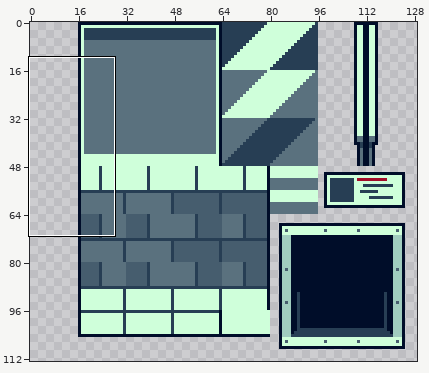
One commit to this sprite sheet: assets/sprites/tile/tile_lev3.png. Above: a wide view before the commit, with the close-up outlined.
Close-up. First the earlier version:
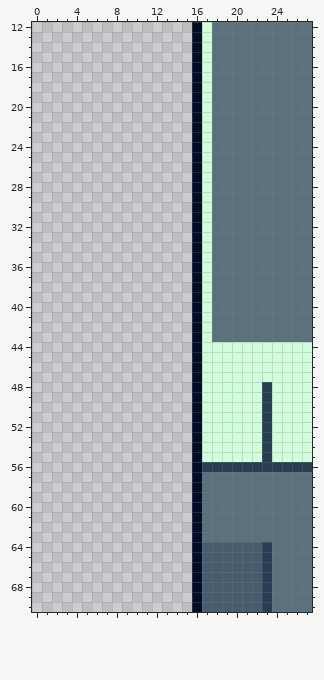
The file is 192x192 pixels. Shown: x 0..27, y 12..70. The wide view leaves out empty margins.
Once edited:
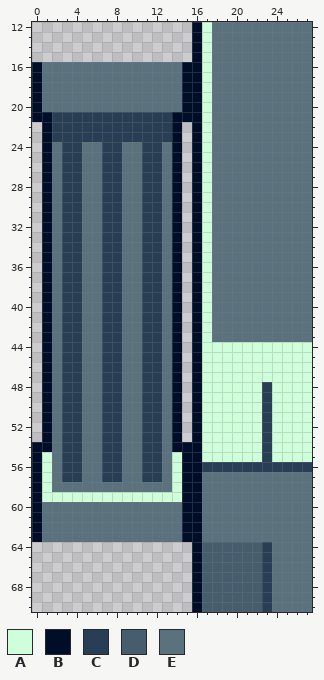
Palette (. is transparent): A #cfffda  B #000d29  C #273e54  D #465d6e  E #5a717e
Diff:
@@ x 0..17 @@
 15 ................BA
-16 ................BA
-17 ................BA
-18 ................BA
-19 ................BA
-20 ................BA
-21 ................BA
-22 ................BA
-23 ................BA
-24 ................BA
-25 ................BA
-26 ................BA
-27 ................BA
-28 ................BA
-29 ................BA
-30 ................BA
-31 ................BA
-32 ................BA
-33 ................BA
-34 ................BA
-35 ................BA
-36 ................BA
-37 ................BA
-38 ................BA
-39 ................BA
-40 ................BA
-41 ................BA
-42 ................BA
-43 ................BA
-44 ................BA
-45 ................BA
-46 ................BA
-47 ................BA
-48 ................BA
-49 ................BA
-50 ................BA
-51 ................BA
-52 ................BA
-53 ................BA
-54 ................BA
-55 ................BA
-56 ................BC
-57 ................BE
-58 ................BE
-59 ................BE
-60 ................BE
-61 ................BE
-62 ................BE
-63 ................BE
+16 BEEEEEEEEEEEEEEBBA
+17 BEEEEEEEEEEEEEEBBA
+18 BEEEEEEEEEEEEEEBBA
+19 BEEEEEEEEEEEEEEBBA
+20 BEEEEEEEEEEEEEEBBA
+21 BBCCCCCCCCCCCCBBBA
+22 .BCCCCCCCCCCCCB.BA
+23 .BCCCCCCCCCCCCB.BA
+24 .BECCEECCEECCEB.BA
+25 .BECCEECCEECCEB.BA
+26 .BECCEECCEECCEB.BA
+27 .BECCEECCEECCEB.BA
+28 .BECCEECCEECCEB.BA
+29 .BECCEECCEECCEB.BA
+30 .BECCEECCEECCEB.BA
+31 .BECCEECCEECCEB.BA
+32 .BECCEECCEECCEB.BA
+33 .BECCEECCEECCEB.BA
+34 .BECCEECCEECCEB.BA
+35 .BECCEECCEECCEB.BA
+36 .BECCEECCEECCEB.BA
+37 .BECCEECCEECCEB.BA
+38 .BECCEECCEECCEB.BA
+39 .BECCEECCEECCEB.BA
+40 .BECCEECCEECCEB.BA
+41 .BECCEECCEECCEB.BA
+42 .BECCEECCEECCEB.BA
+43 .BECCEECCEECCEB.BA
+44 .BECCEECCEECCEB.BA
+45 .BECCEECCEECCEB.BA
+46 .BECCEECCEECCEB.BA
+47 .BECCEECCEECCEB.BA
+48 .BECCEECCEECCEB.BA
+49 .BECCEECCEECCEB.BA
+50 .BECCEECCEECCEB.BA
+51 .BECCEECCEECCEB.BA
+52 .BECCEECCEECCEB.BA
+53 .BECCEECCEECCEB.BA
+54 BBECCEECCEECCEBBBA
+55 BAECCEECCEECCEABBA
+56 BAECCEECCEECCEABBC
+57 BAECCEECCEECCEABBE
+58 BAEEEEEEEEEEEEABBE
+59 BAAAAAAAAAAAAAABBE
+60 BEEEEEEEEEEEEEEBBE
+61 BEEEEEEEEEEEEEEBBE
+62 BEEEEEEEEEEEEEEBBE
+63 BEEEEEEEEEEEEEEBBE
 64 ................BD
Changed places in both close-ups, as pixel boxes (x1, y1, x2, y2):
added: (32, 62, 192, 542)
